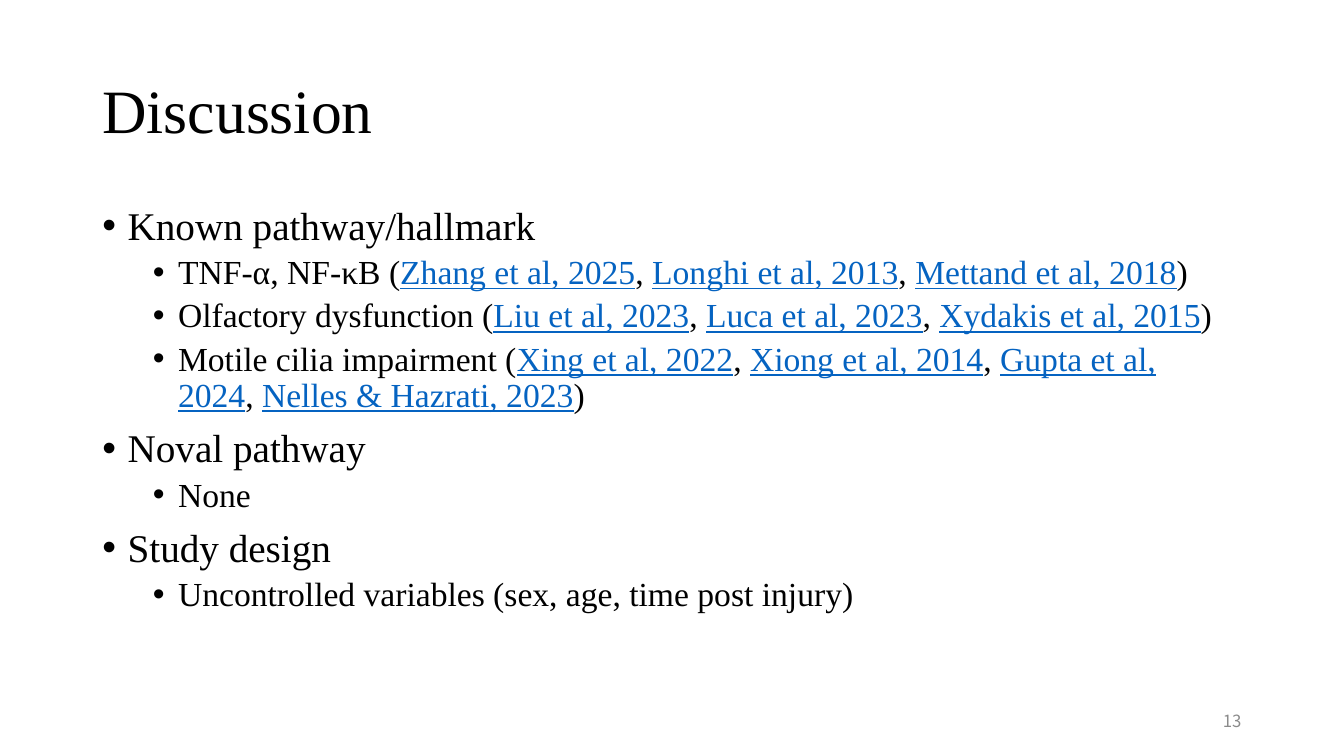
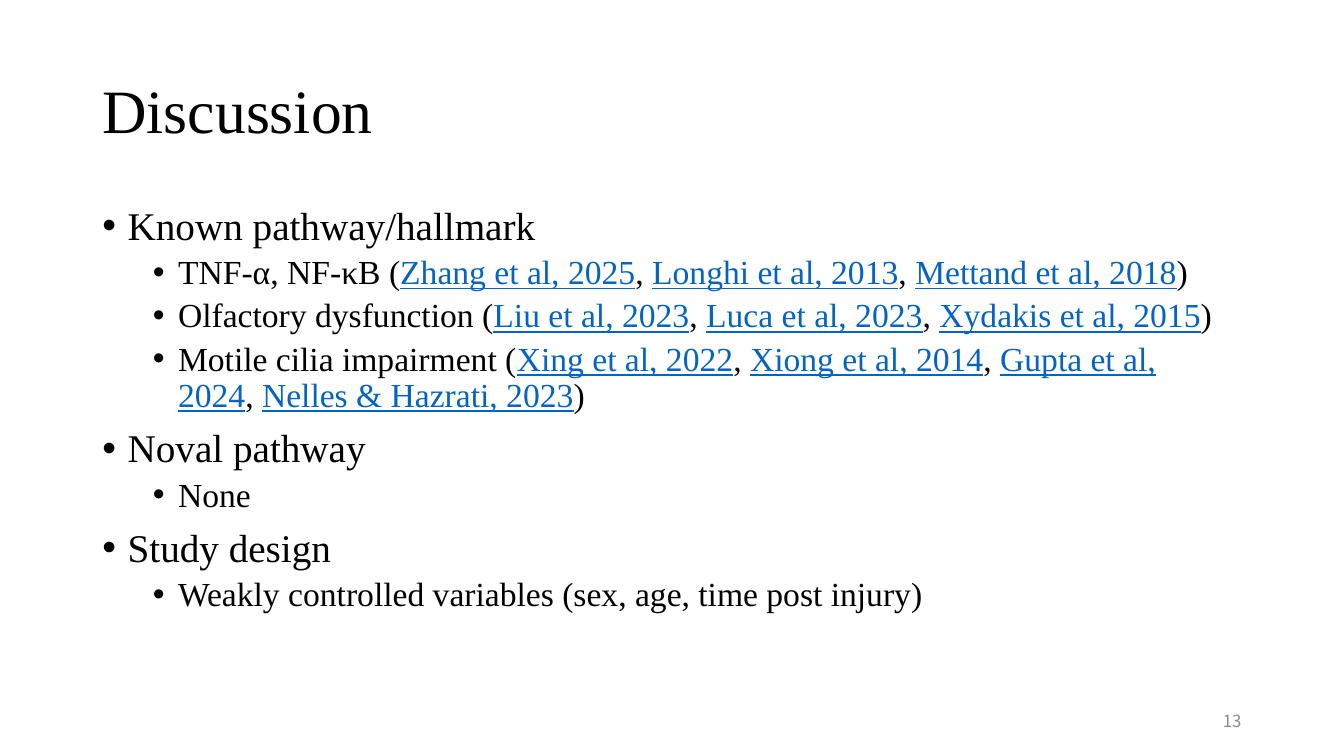
Before and after one commit to bcb420-2026/Jiaqi_Ma, a slide deck: slide 13 of Presentation.pptx. Drawn at 1344x756 pixels with LibreOffice and Linux fonts; fonts in the diff are those of the drawing. Boxes give left, top, right and bottom in pixels: in the first picture for what was removed or moved away, otherwise in the second. Text is boxed around its words. In the diff, an @@ line names an element or a change of style, - is before the commit and + after.

Commit message:
update presentation

```diff
--- a/Presentation.pptx
+++ b/Presentation.pptx
@@ text at [178, 582, 922, 613]: text changed @@
-  • Uncontrolled variables (sex, age, time post injury)
+  • Weakly controlled variables (sex, age, time post injury)
```
Also in this commit, not shown: 1 other slide changed, 1 other file.
